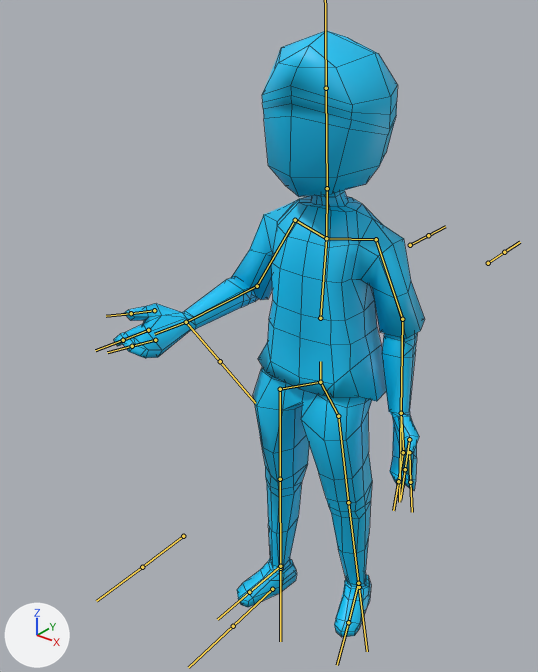
The FBX model Assets/Visual/Animations/Character_Animations.fbx as it was, and as the next commit left it.
One viewpoint serves both versions: a 50 mm camera at (4.6, -6.66, 8.29) aimed at (-0.35, -0.47, 4.45). The lights are fixed; the arrows at lower left show +X, +Y and +Z. Both versions are drawn at frame 1 of the action 'Armature|IdleHolding'; the numbers are the values there. The bones that bend it are drawn over the model as lines. Mesh edges are drawn as thin lines.

Objects in the first picture: '1'.
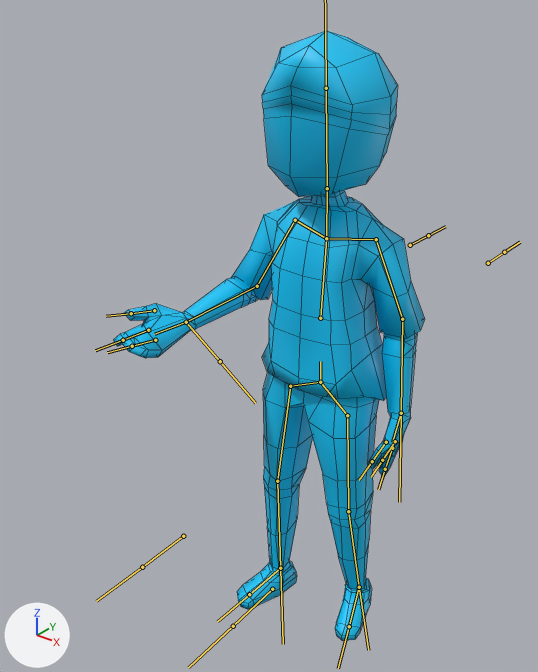
Changed parts and their boxes [x1, y1, x2, y2] in the pictures (538 x 672 px):
```json
{"object": "1", "change": "posed", "before": [114, 30, 425, 637], "after": [114, 30, 425, 641]}
{"bone": "L_Hip", "before": "(320, 382) to (338, 416)", "after": "(320, 382) to (347, 415)"}
{"bone": "L_Thigh", "before": "(338, 416) to (348, 502)", "after": "(347, 415) to (348, 511)"}
{"bone": "L_Leg", "before": "(348, 502) to (358, 583)", "after": "(348, 511) to (359, 587)"}
{"bone": "R_Hip", "before": "(320, 382) to (280, 389)", "after": "(320, 382) to (290, 386)"}
{"bone": "R_Thigh", "before": "(280, 389) to (280, 479)", "after": "(290, 386) to (277, 481)"}
{"bone": "R_Leg", "before": "(280, 479) to (280, 566)", "after": "(277, 481) to (280, 568)"}
{"bone": "L_Foot", "before": "(358, 583) to (348, 622)", "after": "(359, 587) to (349, 626)"}
{"bone": "R_Foot", "before": "(280, 566) to (249, 592)", "after": "(280, 568) to (249, 594)"}
{"bone": "L_Hand", "before": "(401, 413) to (403, 451)", "after": "(401, 413) to (392, 442)"}
```

The change, as JSON lines over the scene's bpy script:
```json
{"block": "bone_l_hip", "where": "bone_l_hip = bpy.data.objects['Armature'].pose.bones['L_Hip']  # child of 'Bone'"}
{"op": "set", "path": "bone_l_hip.rotation_quaternion", "old": "(0.941, -0.001, -0.138, -0.307)", "new": "(0.981, -0.026, -0.136, -0.134)", "note": "degrees (5, -15, -37) -> degrees (-1, -16, -15)"}
{"block": "bone_l_thigh", "where": "bone_l_thigh = bpy.data.objects['Armature'].pose.bones['L_Thigh']  # child of 'L_Hip'"}
{"op": "set", "path": "bone_l_thigh.rotation_quaternion", "old": "(0.909, -0.016, -0.191, 0.37)", "new": "(0.979, 0.021, -0.044, 0.198)", "note": "degrees (-10, -20, 46) -> degrees (1, -5, 23)"}
{"block": "bone_l_leg", "where": "bone_l_leg = bpy.data.objects['Armature'].pose.bones['L_Leg']  # child of 'L_Thigh'"}
{"op": "set", "path": "bone_l_leg.rotation_quaternion", "old": "(0.998, 0.004, 0.0, -0.055)", "new": "(0.999, -0.004, 0.0, 0.05)", "note": "degrees (0, 0, -6) -> degrees (0, 0, 6)"}
{"block": "bone_r_hip", "where": "bone_r_hip = bpy.data.objects['Armature'].pose.bones['R_Hip']  # child of 'Bone'"}
{"op": "set", "path": "bone_r_hip.rotation_quaternion", "old": "(0.971, 0.05, 0.129, 0.193)", "new": "(0.99, 0.023, 0.136, -0.009)", "note": "degrees (9, 13, 24) -> degrees (3, 16, -1)"}
{"block": "bone_r_thigh", "where": "bone_r_thigh = bpy.data.objects['Armature'].pose.bones['R_Thigh']  # child of 'R_Hip'"}
{"op": "set", "path": "bone_r_thigh.rotation_quaternion", "old": "(0.951, -0.043, 0.206, -0.228)", "new": "(0.998, -0.029, 0.027, -0.049)", "note": "degrees (-11, 22, -29) -> degrees (-3, 3, -6)"}
{"block": "bone_r_leg", "where": "bone_r_leg = bpy.data.objects['Armature'].pose.bones['R_Leg']  # child of 'R_Thigh'"}
{"op": "set", "path": "bone_r_leg.rotation_quaternion", "old": "(0.998, 0.004, 0.0, 0.055)", "new": "(0.999, -0.002, 0.0, -0.034)", "note": "degrees (0, 0, 6) -> degrees (0, 0, -4)"}
{"block": "bone_l_foot", "where": "bone_l_foot = bpy.data.objects['Armature'].pose.bones['L_Foot']  # child of 'L_Leg.001'"}
{"op": "set", "path": "bone_l_foot.location", "old": "(0.08, -0.02, 0.0)", "new": "(0.0, 0.0, 0.0)"}
{"block": "bone_r_foot", "where": "bone_r_foot = bpy.data.objects['Armature'].pose.bones['R_Foot']  # child of 'R_Leg.001'"}
{"op": "set", "path": "bone_r_foot.location", "old": "(-0.04, -0.02, 0.0)", "new": "(0.0, 0.0, 0.0)"}
{"block": "bone_l_hand", "where": "bone_l_hand = bpy.data.objects['Armature'].pose.bones['L_Hand']  # child of 'L_Elbo.001'"}
{"op": "set", "path": "bone_l_hand.rotation_quaternion", "old": "(0.889, 0.19, -0.412, 0.068)", "new": "(0.99, -0.092, -0.092, -0.056)", "note": "degrees (26, -49, -3) -> degrees (-10, -11, -6)"}
```
